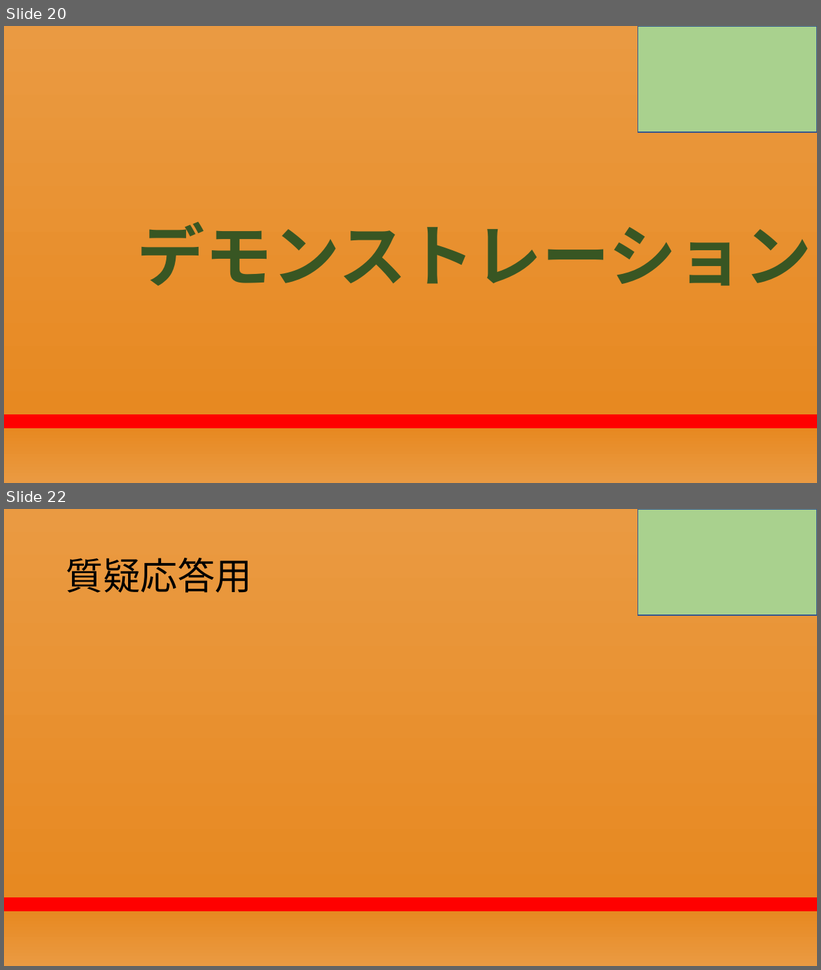
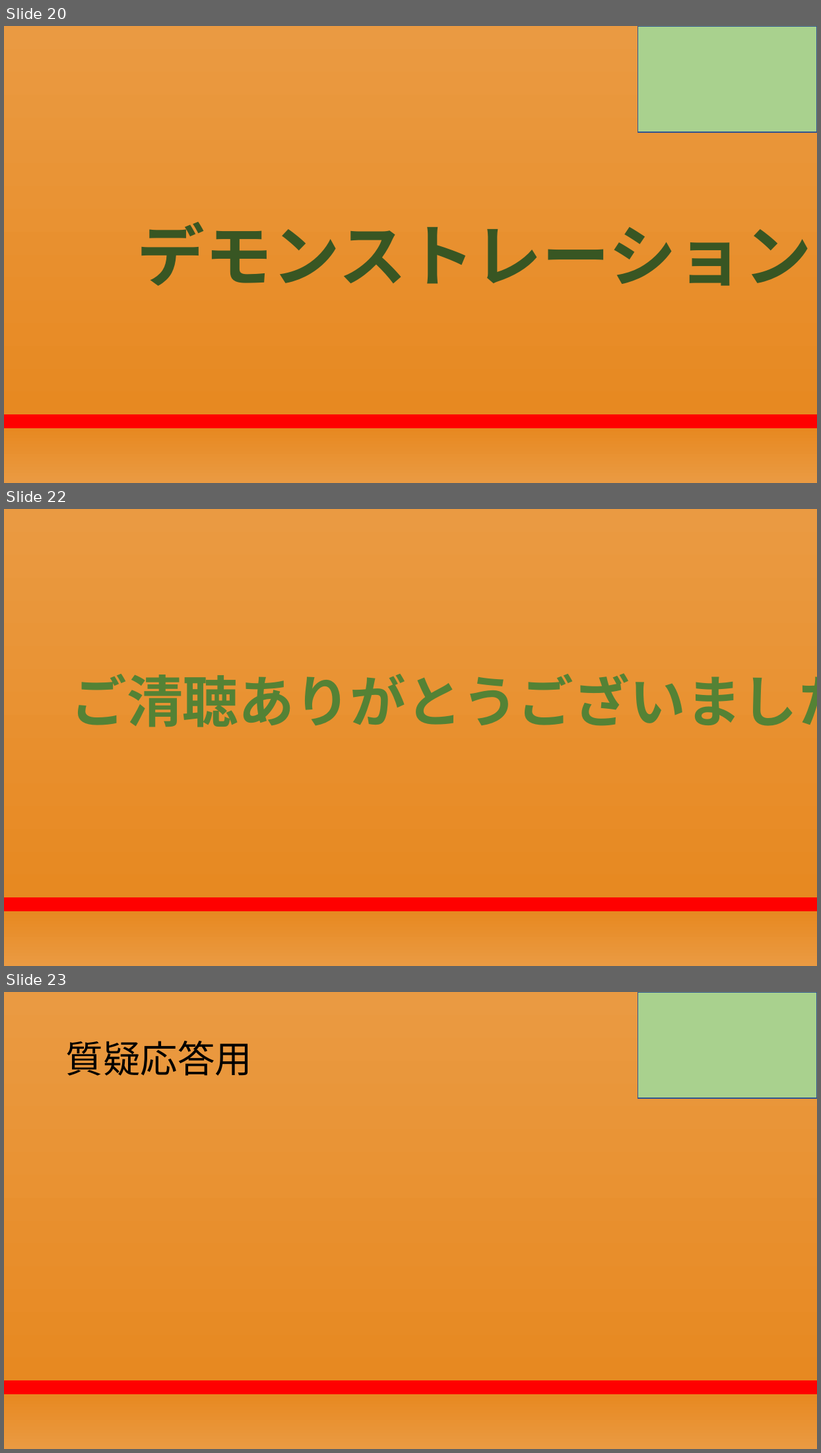
Before and after one commit to RikiishiSuzunosuke/AIspeaker_yosie, a slide deck: presentation/第二回プレゼン_アウトライン.pptx. Shown one above the other, each under a label of ours: slides 20 and 22 before the commit, slides 20, 22 and 23 after it; the slides between them are not shown. The pictures are 821x970 and 821x1453 pixels, drawn with LibreOffice and Linux fonts; fonts in the diff are those of the drawing. Boxes give left, top, right and bottom in pixels: in the first picture for what was removed or moved away, otherwise in the second. Text is boxed around its words. In the diff, an @@ line names an element or a change of style, - is before the commit and + after.

```diff
--- a/presentation/第二回プレゼン_アウトライン.pptx
+++ b/presentation/第二回プレゼン_アウトライン.pptx
@@ slide 22 added at [4,509,817,966], background gradient #EA9A42 to #E78921 to #FF0000 @@
@@ text added at [71,673,817,727], 66 pt, text #548235, bold @@
+ご清聴ありがとうございました
@@ what was slide 22 is now slide 23 @@
```
Also in this commit, not shown: 14 slides changed, 1 other slide added, 1 slide removed, 5 other files.
